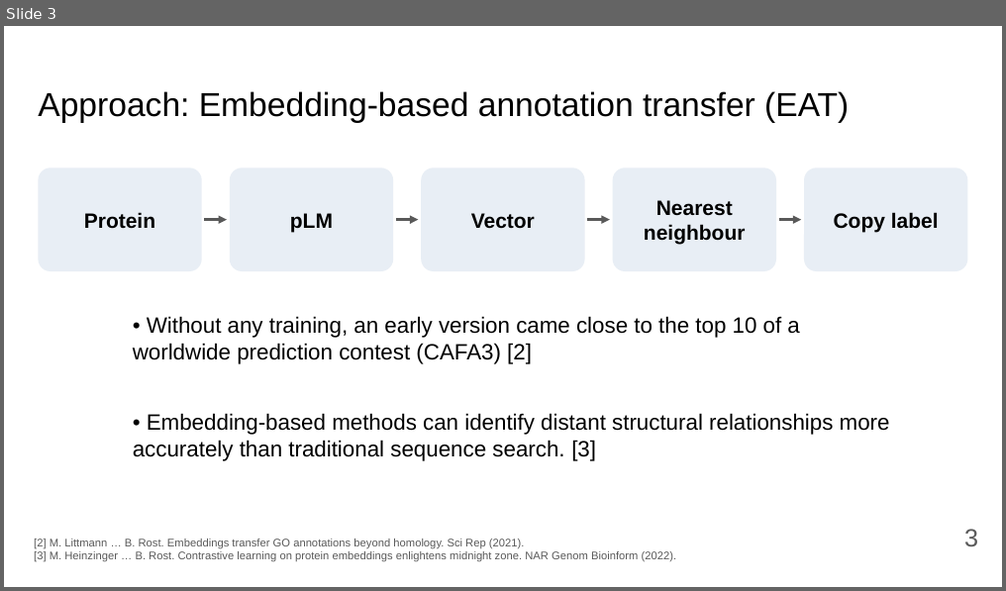
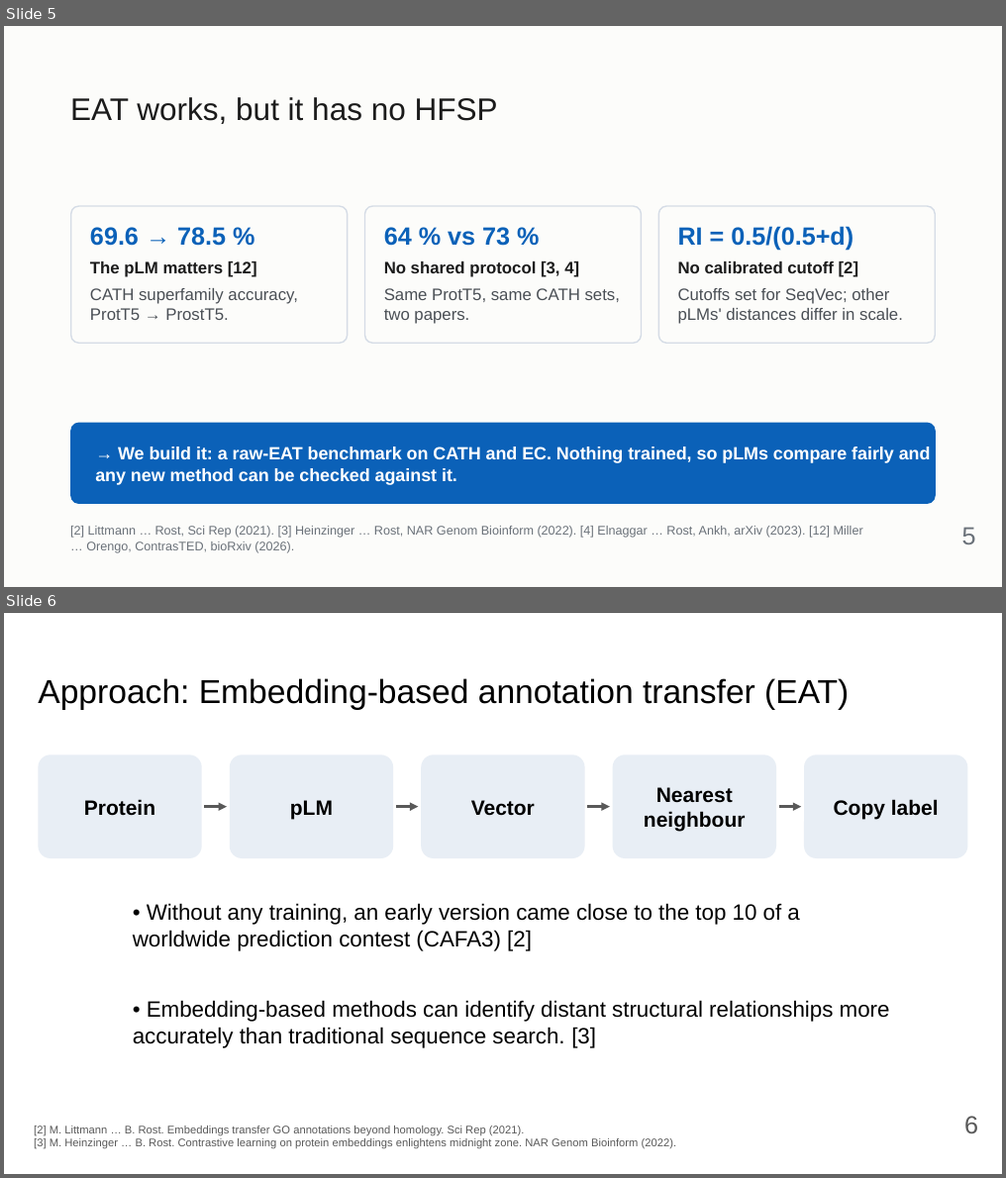
Before and after one commit to Pollysoma/protein-prediction-project-2, a slide deck: presentation/2026-11-02_pitch.pptx. Shown one above the other, each under a label of ours: slide 3 before the commit, slides 5 and 6 after it. The pictures are 1006x591 and 1006x1178 pixels, drawn with LibreOffice and Linux fonts; fonts in the diff are those of the drawing. Boxes give left, top, right and bottom in pixels: in the first picture for what was removed or moved away, otherwise in the second. Text is boxed around its words. In the diff, an @@ line names an element or a change of style, - is before the commit and + after.

```diff
--- a/presentation/2026-11-02_pitch.pptx
+++ b/presentation/2026-11-02_pitch.pptx
@@ slide 5 added at (4, 26, 1002, 587), background #FCFCFA @@
@@ title added at (70, 97, 498, 124), 22.5 pt, text #1B1B1B @@
+EAT works, but it has no HFSP
@@ rounded rectangle added at (71, 206, 348, 344), outline #D5DCE6 1 pt @@
@@ text added at (90, 227, 226, 246), 18 pt, text #0B61B8, bold @@
+69.6 → 78.5 %
@@ rounded rectangle added at (365, 206, 642, 344), outline #D5DCE6 1 pt @@
@@ text added at (384, 227, 510, 246), 18 pt, text #0B61B8, bold @@
+64 % vs 73 %
@@ rounded rectangle added at (658, 206, 935, 344), outline #D5DCE6 1 pt @@
@@ text added at (678, 226, 853, 251), 18 pt, text #0B61B8, bold @@
+RI = 0.5/(0.5+d)
@@ text added at (90, 262, 257, 277), 12 pt, text #1B1B1B, bold @@
+The pLM matters [12]
@@ text added at (384, 262, 579, 277), 12 pt, text #1B1B1B, bold @@
+No shared protocol [3, 4]
@@ text added at (678, 262, 858, 277), 12 pt, text #1B1B1B, bold @@
+No calibrated cutoff [2]
@@ text added at (90, 288, 298, 320), 12 pt, text #4A4F55 @@
+CATH superfamily accuracy, ProtT5 → ProstT5.
@@ text added at (384, 288, 620, 324), 12 pt, text #4A4F55 @@
+Same ProtT5, same CATH sets, two papers.
@@ text added at (678, 288, 903, 324), 12 pt, text #4A4F55 @@
+Cutoffs set for SeqVec; other pLMs' distances differ in scale.
@@ rounded rectangle added at (71, 422, 936, 504), fill #0B61B8, 12.8 pt, text #FFFFFF, bold @@
+→ We build it: a raw-EAT benchmark on CATH and EC. Nothing trained, so pLMs compare fairly and any new method can be checked against it.
@@ text added at (70, 526, 863, 554), 9 pt, text #6A7179 @@
+[2] Littmann … Rost, Sci Rep (2021). [3] Heinzinger … Rost, NAR Genom Bioinform (2022). [4] Elnaggar … Rost, Ankh, arXiv (2023). [12] Miller … Orengo, ContrasTED, bioRxiv (2026).
@@ text added at (962, 527, 976, 545), 18 pt, text #6A7179 @@
+5
@@ what was slide 3 is now slide 6 @@
@@ page number at (964, 1116, 978, 1134): text changed @@
-3
+6
```
Also in this commit, not shown: 2 slides changed, 3 other slides added, 1 slide removed, 1 other file.
